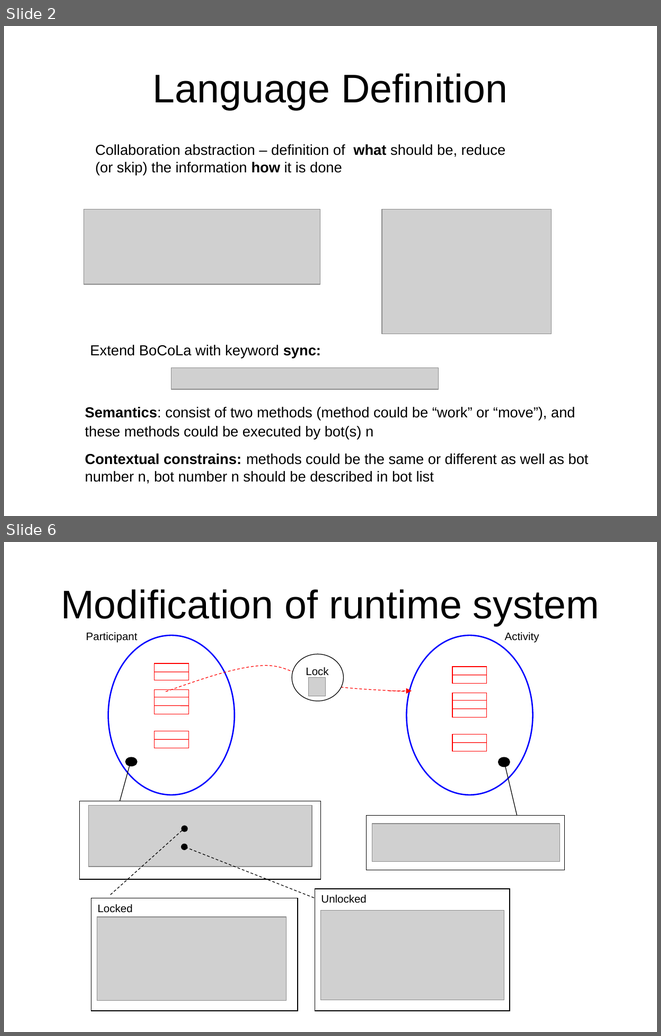
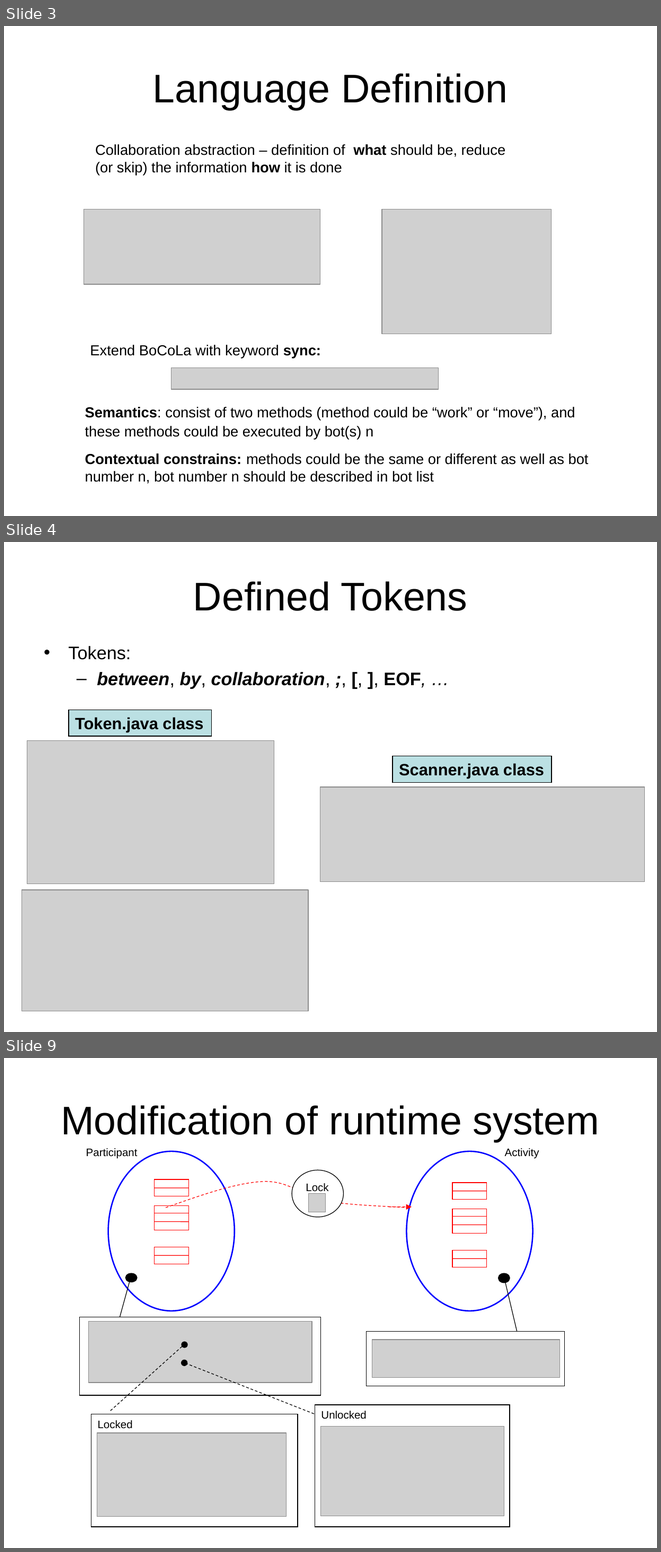
Before and after one commit to isurup/kalle-martin-group, a slide deck: SSE2/slides/project Slides 1.ppt. Shown one above the other, each under a label of ours: slides 2 and 6 before the commit, slides 3, 4 and 9 after it; the slides between them are not shown. The pictures are 661x1036 and 661x1552 pixels, drawn with LibreOffice and Linux fonts; fonts in the diff are those of the drawing; grey boxes stand for pictures. Boxes give left, top, right and bottom in pixels: in the first picture for what was removed or moved away, otherwise in the second. Text is boxed around its words. In the diff, an @@ line names an element or a change of style, - is before the commit and + after.

```diff
--- a/SSE2/slides/project Slides 1.ppt
+++ b/SSE2/slides/project Slides 1.ppt
@@ slide 4 added at [4,542,657,1032], background #FFFFFF @@
@@ title added at [193,581,468,611], 44 pt, text #000000 @@
+Defined Tokens
@@ text added at [68,646,426,689], 20 pt, text #000000, bold, italic @@
+• Tokens:
+  – between, by, collaboration, ;, [, ], EOF, …
@@ rectangle added at [69,710,212,736], fill #BBE0E3, outline #000000 0.74 pt, 18 pt, text #000000, bold @@
+Token.java class
@@ picture added at [27,741,274,883] @@
@@ rectangle added at [392,756,552,782], fill #BBE0E3, outline #000000 0.74 pt, 18 pt, text #000000, bold @@
+Scanner.java class
@@ picture added at [320,787,645,882] @@
@@ picture added at [21,889,308,1010] @@
@@ what was slide 2 is now slide 3 @@
@@ what was slide 6 is now slide 9 @@
```
Also in this commit, not shown: 2 slides changed, 3 other slides added, 1 slide removed.
